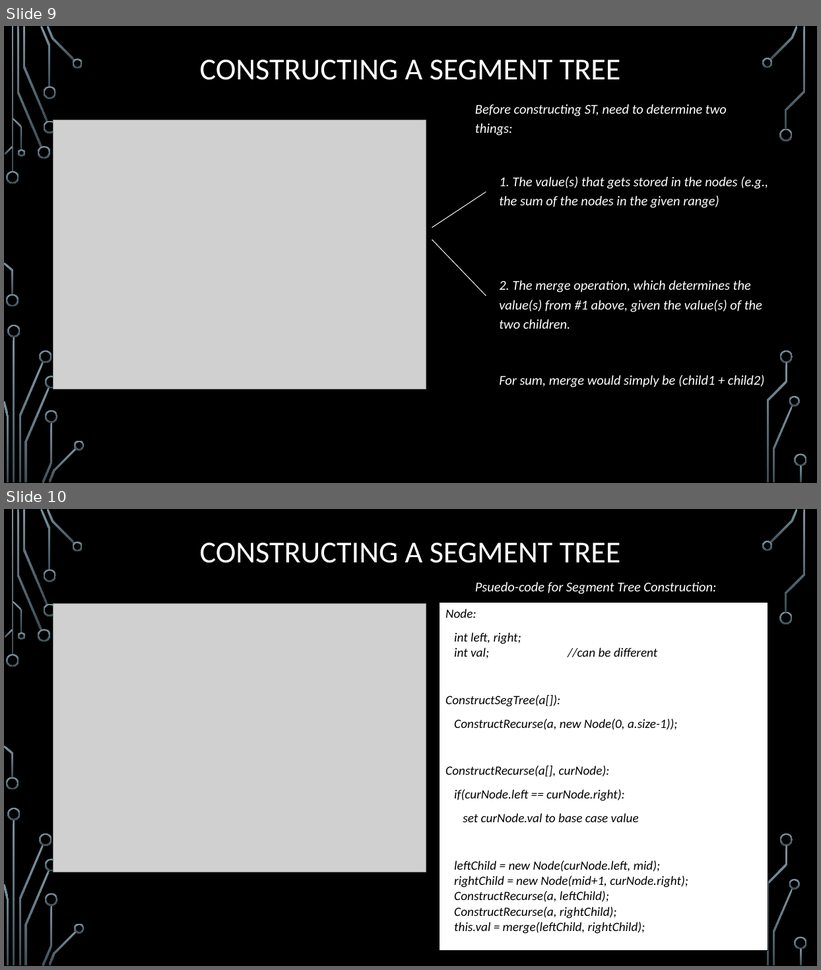
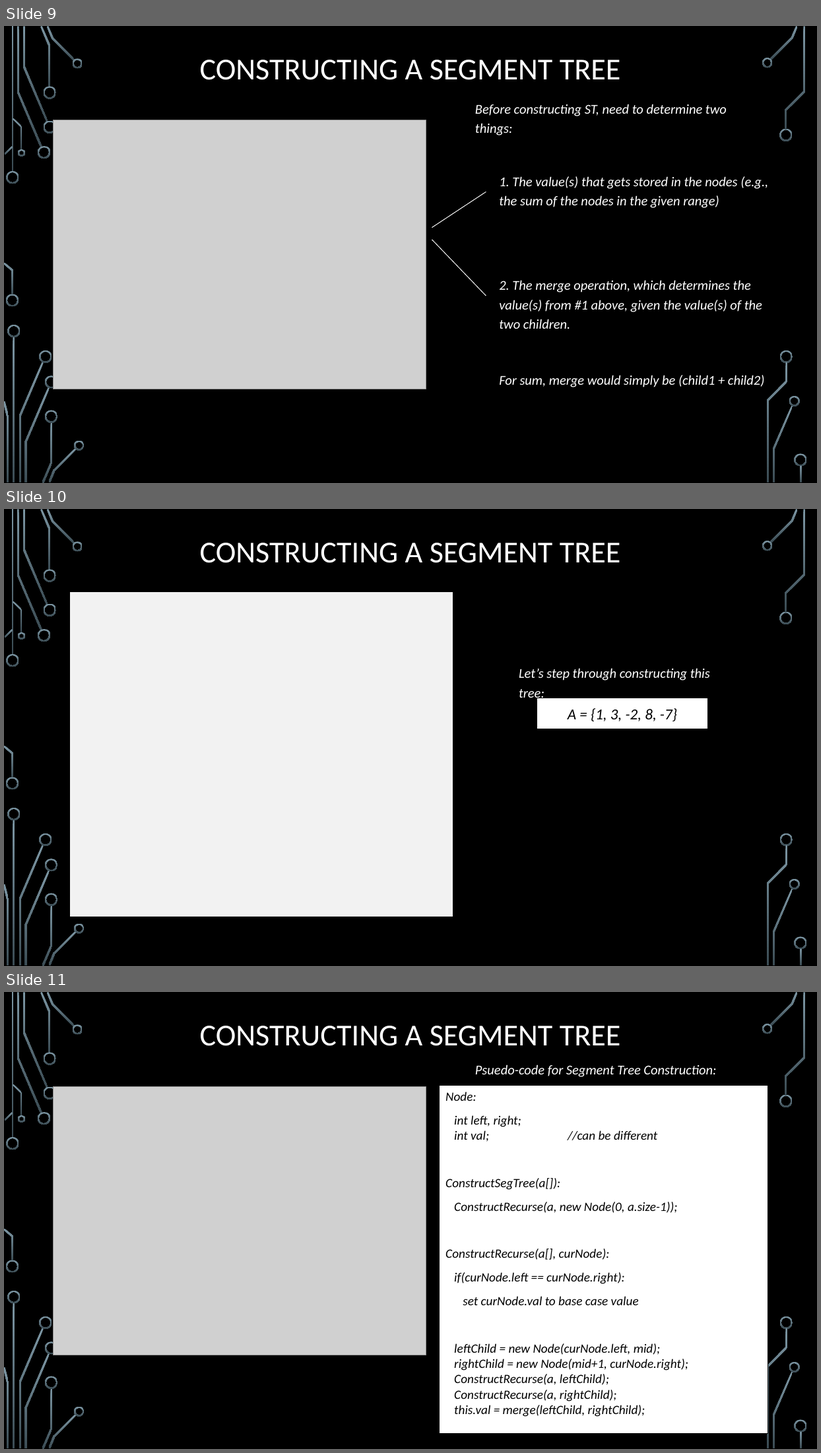
Before and after one commit to janiceeguo/advAlgo, a slide deck: slides/Trees-SegmentTrees.pptx. Shown one above the other, each under a label of ours: slides 9 and 10 before the commit, slides 9, 10 and 11 after it. The pictures are 821x970 and 821x1453 pixels, drawn with LibreOffice and Linux fonts; fonts in the diff are those of the drawing; grey boxes stand for pictures; background and template pictures are left out. Boxes give left, top, right and bottom in pixels: in the first picture for what was removed or moved away, otherwise in the second. Text is boxed around its words. In the diff, an @@ line names an element or a change of style, - is before the commit and + after.

```diff
--- a/slides/Trees-SegmentTrees.pptx
+++ b/slides/Trees-SegmentTrees.pptx
@@ slide 10 added at (x1=4, y1=509, x2=817, y2=966), background picture (left out); not listed: 36 template elements that a slide beside it also shows @@
@@ title added at (x1=200, y1=543, x2=621, y2=563), 36 pt, text #FFFFFF @@
+CONSTRUCTING A SEGMENT TREE
@@ rectangle added at (x1=69, y1=591, x2=453, y2=917), fill #F2F2F2, outline #000000 1.25 pt @@
@@ text added at (x1=519, y1=668, x2=710, y2=702), 16 pt, text #FFFFFF, italic @@
+Let’s step through constructing this tree:
@@ rectangle added at (x1=537, y1=698, x2=708, y2=729), fill #FFFFFF, outline #000000 0.75 pt, 18 pt, text #000000, italic @@
+A = {1, 3, -2, 8, -7}
@@ what was slide 10 is now slide 11 @@
```
Also in this commit, not shown: 3 slides changed, 6 other slides added, 2 slides removed, 4 other files.
